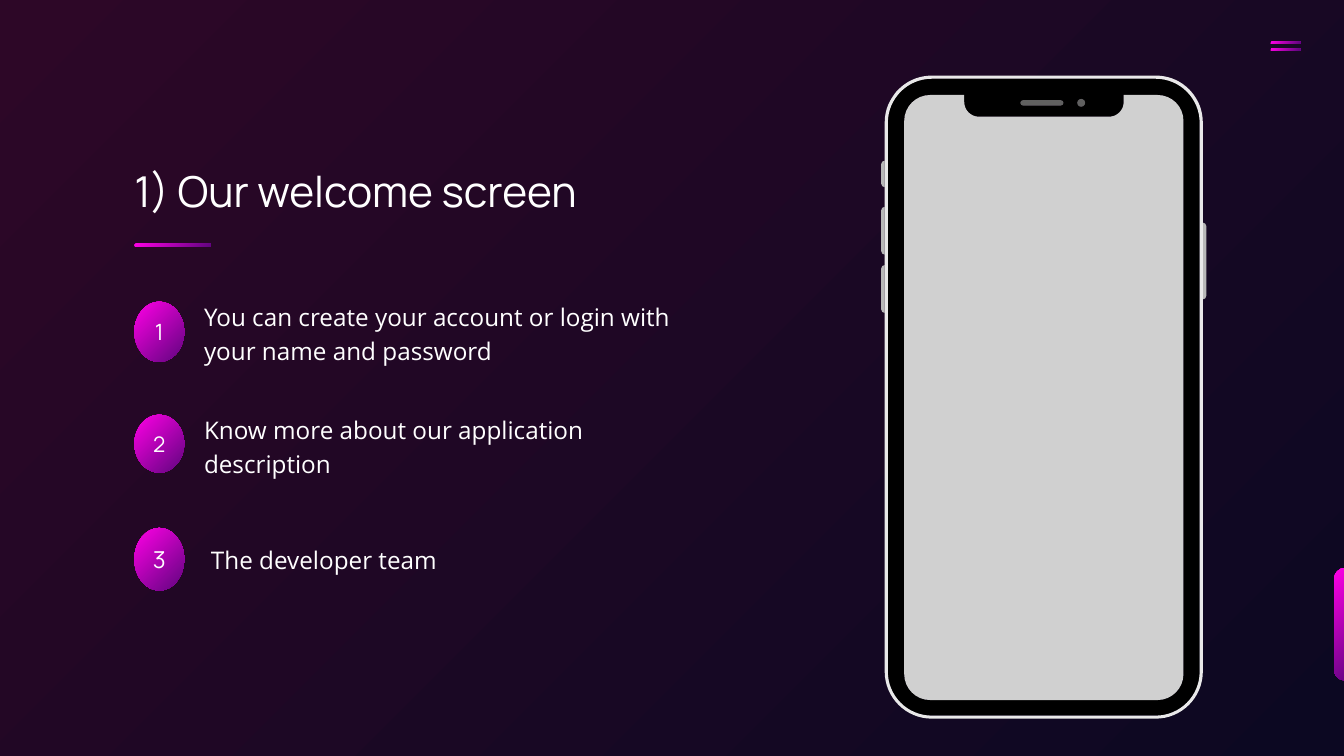
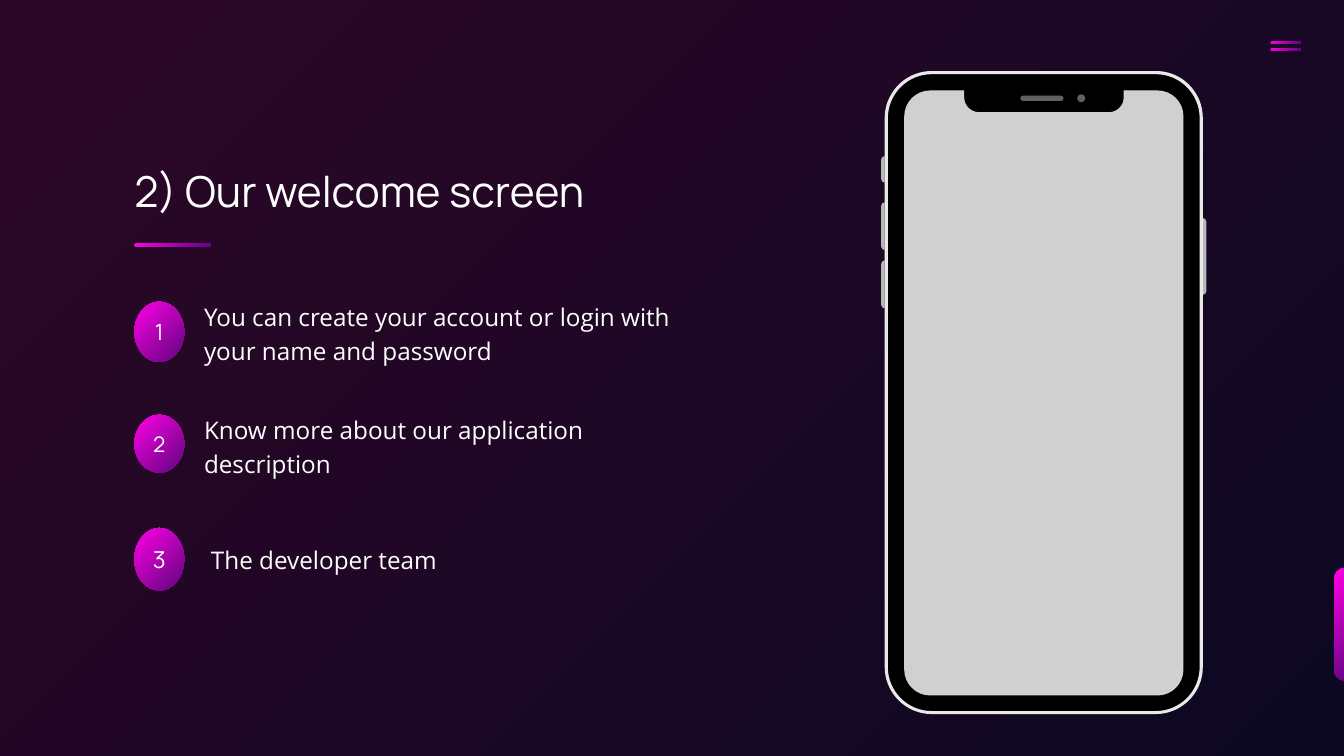
Before and after one commit to marinamalak/ITI-Flutter-Project, a slide deck: slide 3 of Mobile Application Presentation.pptx (slide 2 before the commit). Drawn at 1344x756 pixels with LibreOffice and Linux fonts; fonts in the diff are those of the drawing; grey boxes stand for pictures. Boxes give left, top, right and bottom in pixels: in the first picture for what was removed or moved away, otherwise in the second. Text is boxed around its words. In the diff, an @@ line names an element or a change of style, - is before the commit and + after.

```diff
--- a/Mobile Application Presentation.pptx
+++ b/Mobile Application Presentation.pptx
@@ text at (134, 170, 584, 213): text changed @@
-1) Our welcome screen
+2) Our welcome screen
@@ 8 freeform shapes, 1 picture: place and size @@
-8 freeform shapes, 1 picture at (881, 75, 1206, 718)
+8 freeform shapes, 1 picture at (881, 71, 1206, 714)
```
Also in this commit, not shown: 5 other slides changed, 1 slide added, 7 other files.
